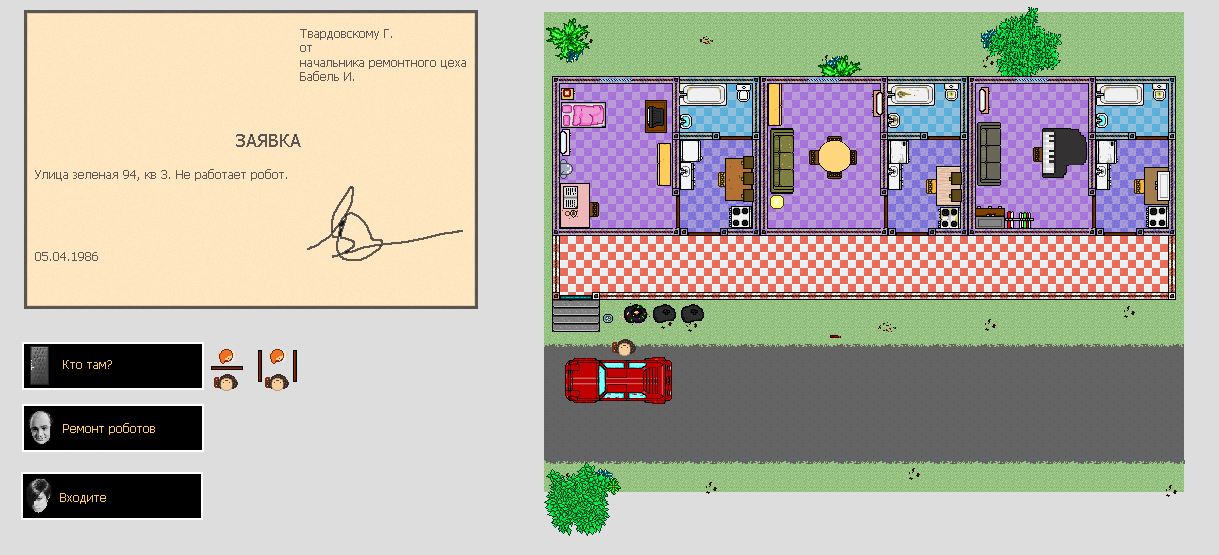
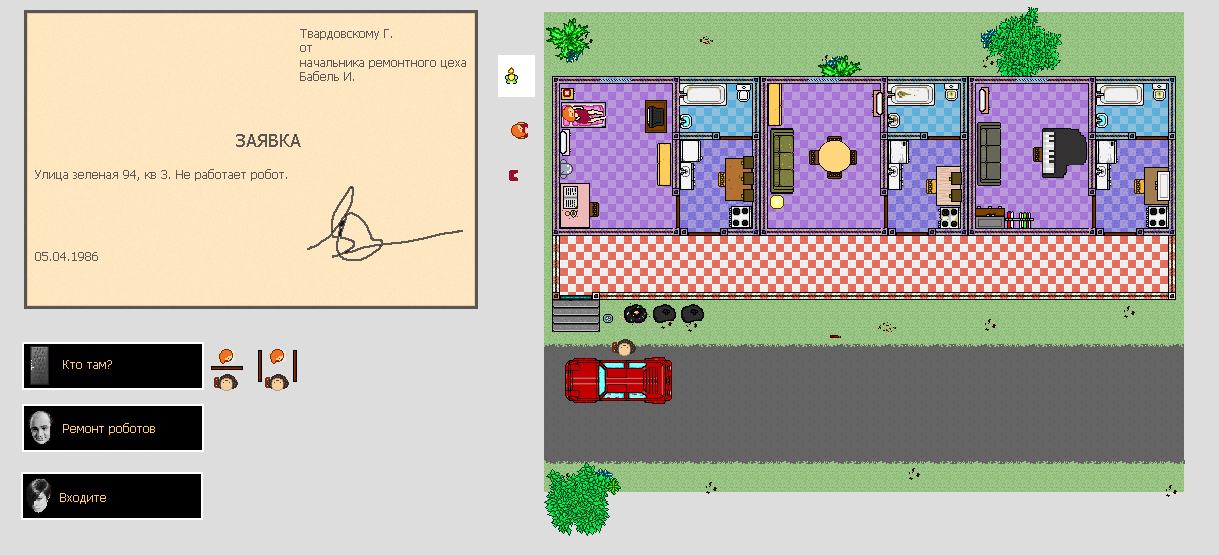
Layered file, before and after one edit (1219x555). Changes by layer:
added group "Group 6" with 2 layers above "Layer 69" over [511, 122, 528, 139]
added layer "Layer 68" in group "Group 6" over [511, 124, 526, 138]
added layer "Layer 70" in group "Group 6" over [517, 122, 528, 139]
added layer "Layer 69" above "Layer 1 copy 3" over [498, 55, 535, 97]
added layer "Layer 1 copy 3" above "Layer 66 copy 2" over [562, 106, 576, 122]
added layer "Layer 66 copy 2" (1st of 3) above "Layer 13 copy 5" over [509, 169, 518, 182]
added layer "Layer 68 copy 2" above "Group 5 copy" over [569, 106, 606, 124]
